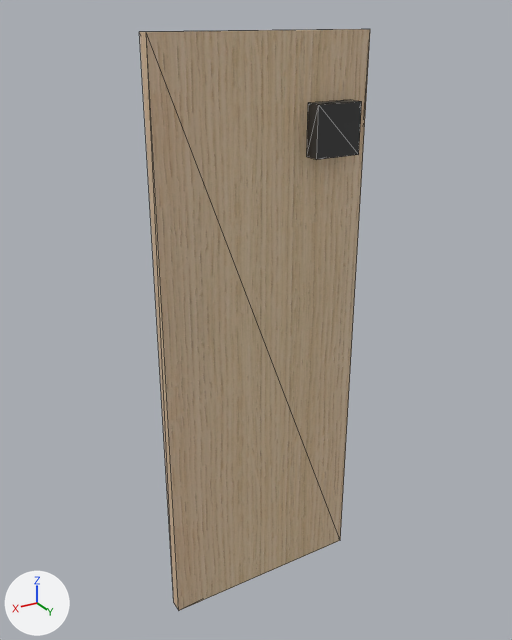
An edit to the glTF model 2025-284-C04-Resepsjon-hoyskap/sim/A_skyvedor_front.glb, drawn before and after from the same camera.
Both versions are drawn from a 50 mm lens placed at (999.0, 383.0, 915.0), pointed at (530.0, -397.0, 525.0). Every picture has the same lights, and +X, +Y and +Z are marked at lower left. The picture after the commit comes second. Mesh edges are drawn as thin lines. Vertices at exactly the same position are counted once.

Script lines for the objects in view, before the commit:
```python
me_mesh_0 = bpy.data.meshes.new('Mesh_0')
me_mesh_0.from_pydata(...)  # a box spanning x 370.0..677.0, y -400.0..-381.0, z 82.0..898.0, material slot 0; a box spanning x 396.0..464.0, y -381.0..-358.0, z 746.0..814.0, material slot 1
me_mesh_0.materials.append(mat_eik_hvitpigmentert)  # picture img_image_0
me_mesh_0.materials.append(mat_beslag_sort)  # dark grey #3f3f3f
ob_2025_284_resepsjon_høyskap = bpy.data.objects.new('2025-284 Resepsjon høyskap', me_mesh_0)
ob_2025_284_resepsjon_høyskap.location = (0.0, 0.0, 0.0)
```
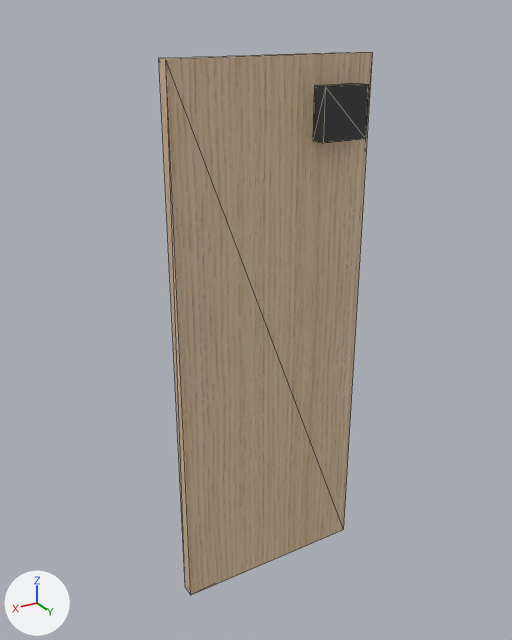
Patch to the scene script:
```diff
--- a/2025-284-C04-Resepsjon-hoyskap/sim/A_skyvedor_front.glb.py
+++ b/2025-284-C04-Resepsjon-hoyskap/sim/A_skyvedor_front.glb.py
@@ me_mesh_0 @@
 # used by ob_2025_284_resepsjon_høyskap; location = (0.0, 0.0, 0.0)
-me_mesh_0.from_pydata(...)  # 16 vertices, 24 faces; spans x 370.0..677.0, y -400.0..-358.0, z 82.0..898.0
+me_mesh_0.from_pydata(...)  # 16 vertices, 24 faces; spans x 370.0..659.0, y -393.0..-351.0, z 109.0..871.0
+# me_mesh_0 part 1: the loose piece of 8 vertices spanning x 370.0..677.0, y -400.0..-381.0, z 82.0..898.0 is scaled about its middle by (0.941, 1, 0.933), then moved by (-9.0, 7.0, 0.0)
+# me_mesh_0 part 2: the loose piece of 8 vertices spanning x 396.0..464.0, y -381.0..-358.0, z 746.0..814.0 is moved by (-4.0, 7.0, 21.0)
 me_mesh_0.materials.append(mat_eik_hvitpigmentert)
```

Changed parts and their boxes [x1, y1, x2, y2] in the pictures (512 x 640 px; the box of a moved part takes in the faces that stretch with it):
'2025-284 Resepsjon høyskap', reshaped (7% narrower, 7% shorter): before [139, 29, 370, 610]; after [159, 52, 373, 595]
part 1 of me_mesh_0, moved or reshaped: before [139, 29, 370, 610]; after [159, 52, 373, 595]
part 2 of me_mesh_0, moved or reshaped: before [307, 100, 362, 159]; after [313, 83, 369, 143]
